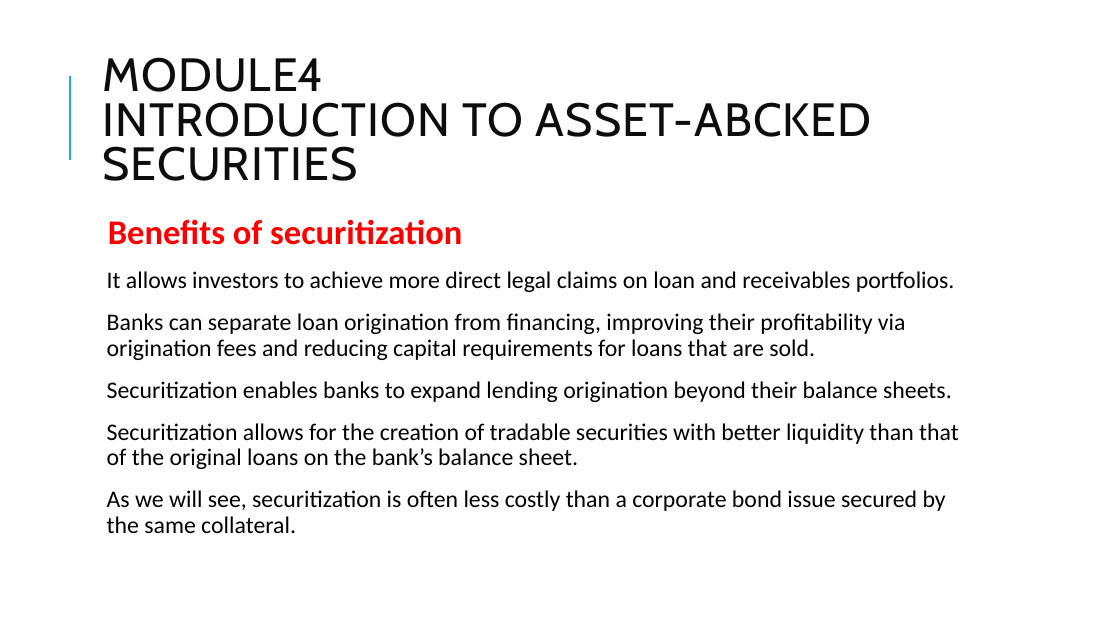
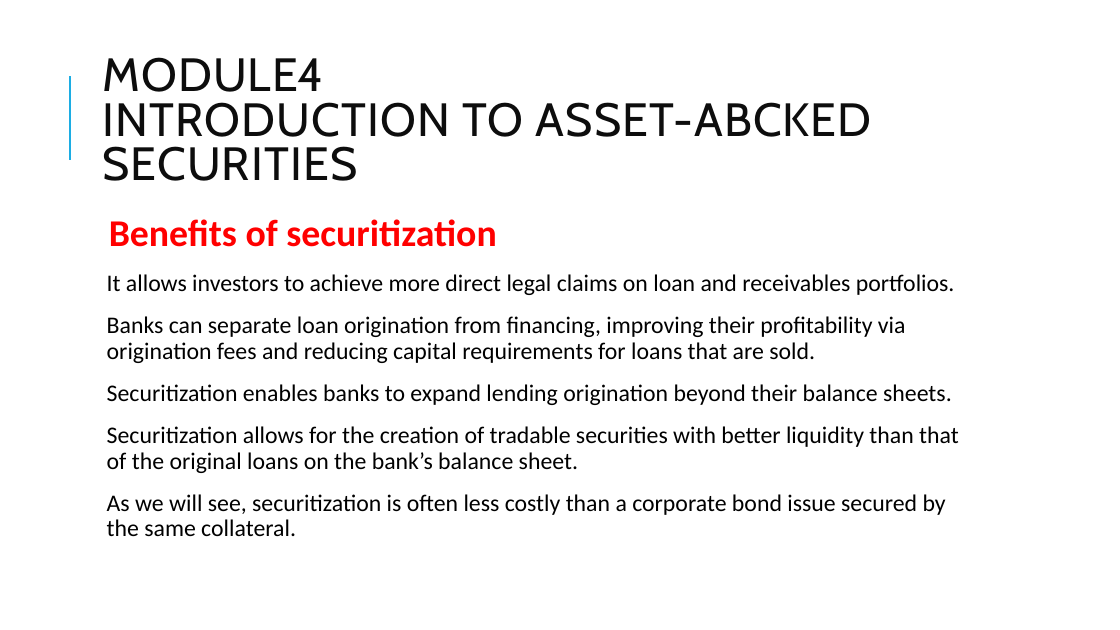
Before and after one commit to Isco0530/data, a slide deck: slide 11 of Fixed Income-22.pptx (slide 7 before the commit). Drawn at 1120x630 pixels with LibreOffice and Linux fonts; fonts in the diff are those of the drawing. Boxes give left, top, right and bottom in pixels: in the first picture for what was removed or moved away, otherwise in the second. Text is boxed around its words. In the diff, an @@ line names an element or a change of style, - is before the commit and + after.

```diff
--- a/Fixed Income-22.pptx
+++ b/Fixed Income-22.pptx
@@ text at (109, 219, 496, 247): size 29.6 to 32.4 pt in "Benefits of securitization" @@
```
Also in this commit, not shown: 4 slides added.
